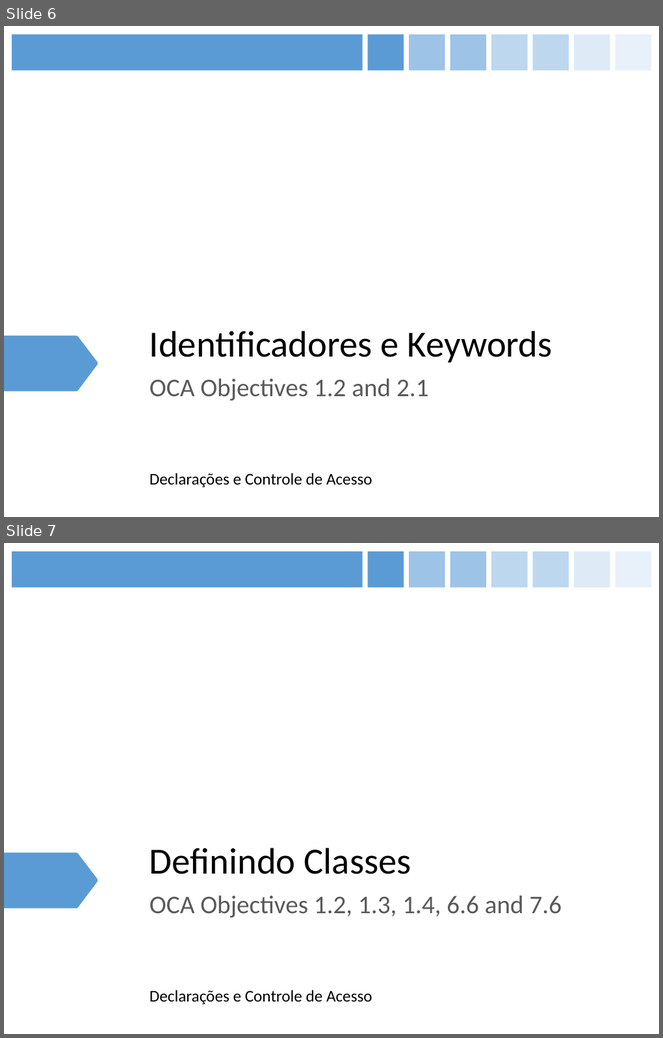
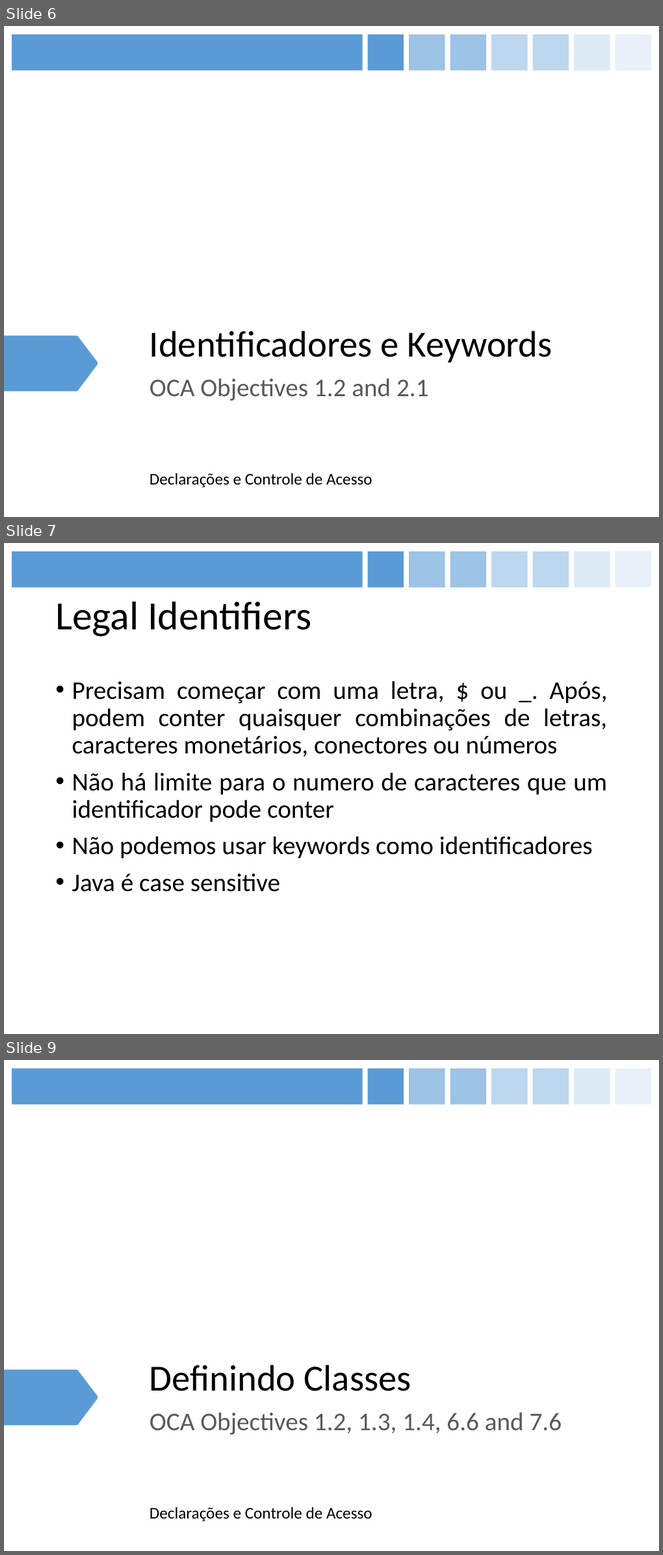
Before and after one commit to figueiredojrr/treinamentoJavaSeOcaAgosto, a slide deck: OCA.pptx. Shown one above the other, each under a label of ours: slides 6 and 7 before the commit, slides 6, 7 and 9 after it; the slides between them are not shown. The pictures are 663x1038 and 663x1555 pixels, drawn with LibreOffice and Linux fonts; fonts in the diff are those of the drawing. Boxes give left, top, right and bottom in pixels: in the first picture for what was removed or moved away, otherwise in the second. Text is boxed around its words. In the diff, an @@ line names an element or a change of style, - is before the commit and + after.

```diff
--- a/OCA.pptx
+++ b/OCA.pptx
@@ slide 7 added at (4,543,659,1034), background #FFFFFF; not listed: 8 template elements that a slide beside it also shows @@
@@ title added at (55,601,311,637), 44 pt, text #000000 @@
+Legal Identifiers
@@ text added at (72,681,608,892), 28 pt, text #000000 @@
+• Precisam começar com uma letra, $ ou _. Após, podem conter quaisquer combinações de letras, caracteres monetários, conectores ou números
+• Não há limite para o numero de caracteres que um identificador pode conter
+• Não podemos usar keywords como identificadores
+• Java é case sensitive
@@ what was slide 7 is now slide 9 @@
```
Also in this commit, not shown: 2 slides changed, 12 other slides added.
